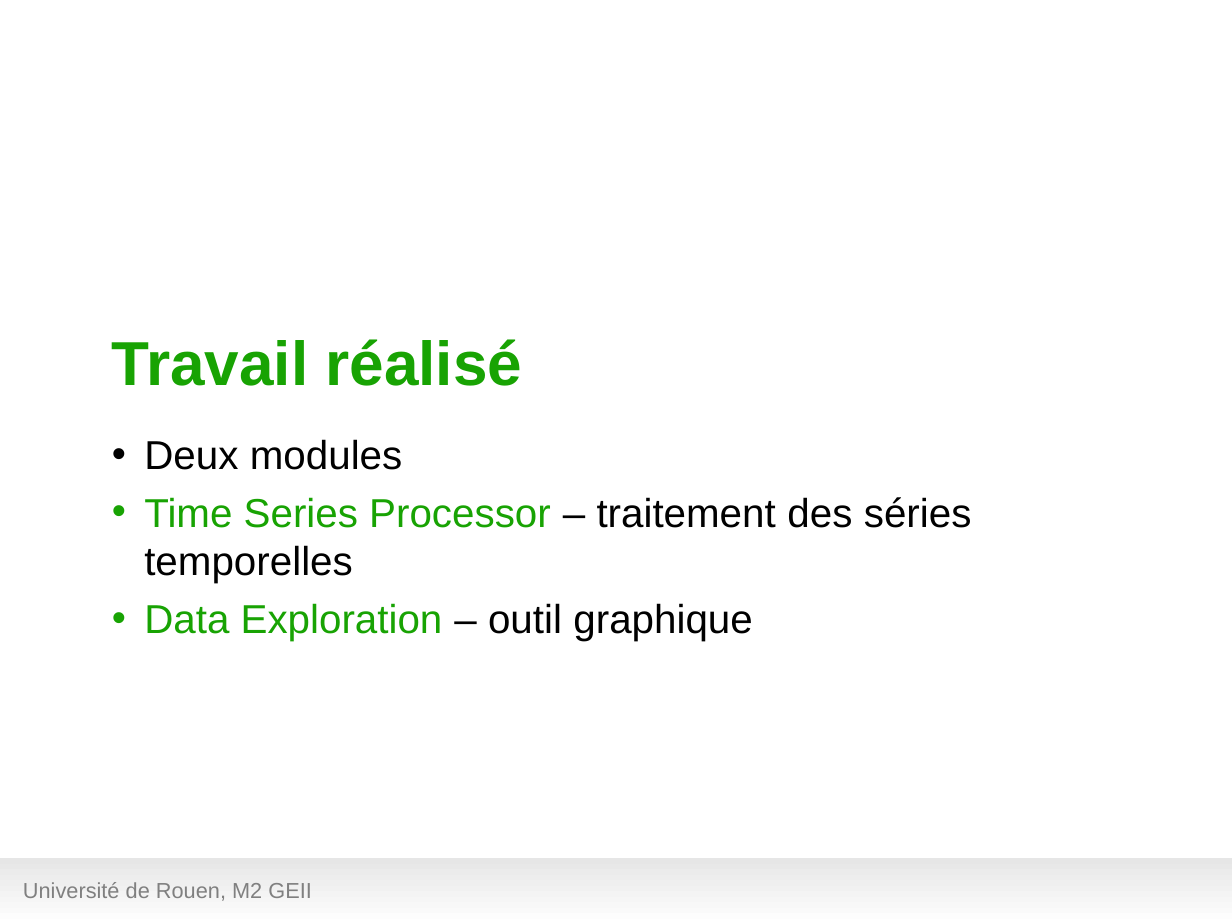
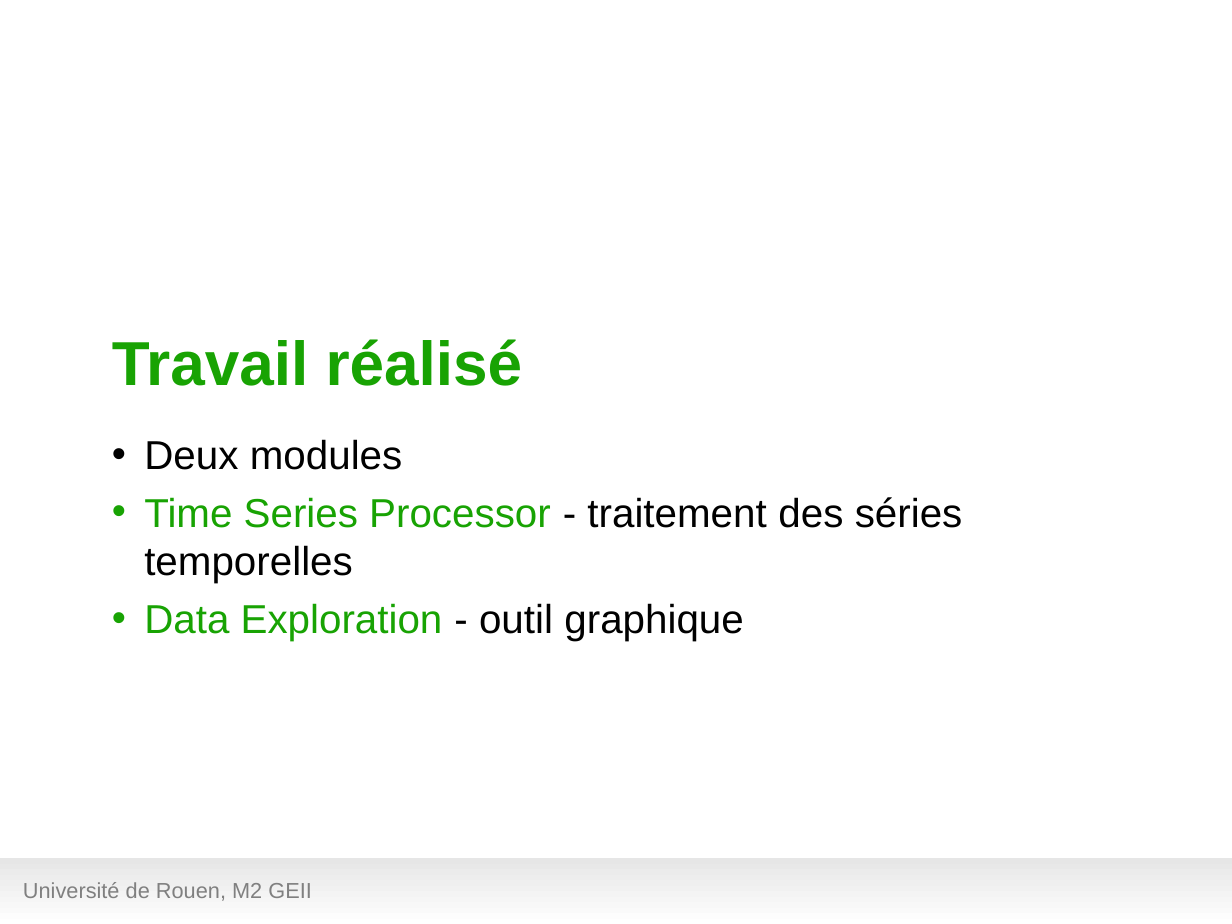
Before and after one commit to hanzenok/dataexp, a slide deck: slide 15 of presentation/test_green9.odp. Drawn at 1232x924 pixels with LibreOffice and Linux fonts; fonts in the diff are those of the drawing; background and template pictures are left out. Boxes give left, top, right and bottom in pixels: in the first picture for what was removed or moved away, otherwise in the second. Text is boxed around its words. In the diff, an @@ line names an element or a change of style, - is before the commit and + after.

```diff
--- a/presentation/test_green9.odp
+++ b/presentation/test_green9.odp
@@ text at [144, 497, 963, 641]: text changed @@
-• Time Series Processor – traitement des séries temporelles
-• Data Exploration – outil graphique
+• Time Series Processor - traitement des séries temporelles
+• Data Exploration - outil graphique
```
Also in this commit, not shown: 1 other slide changed, 3 other files.
